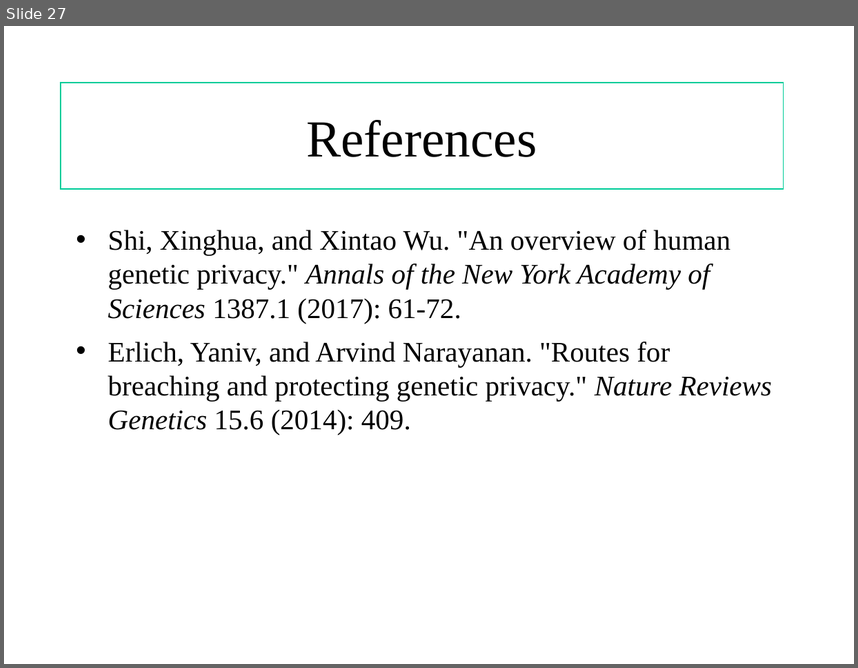
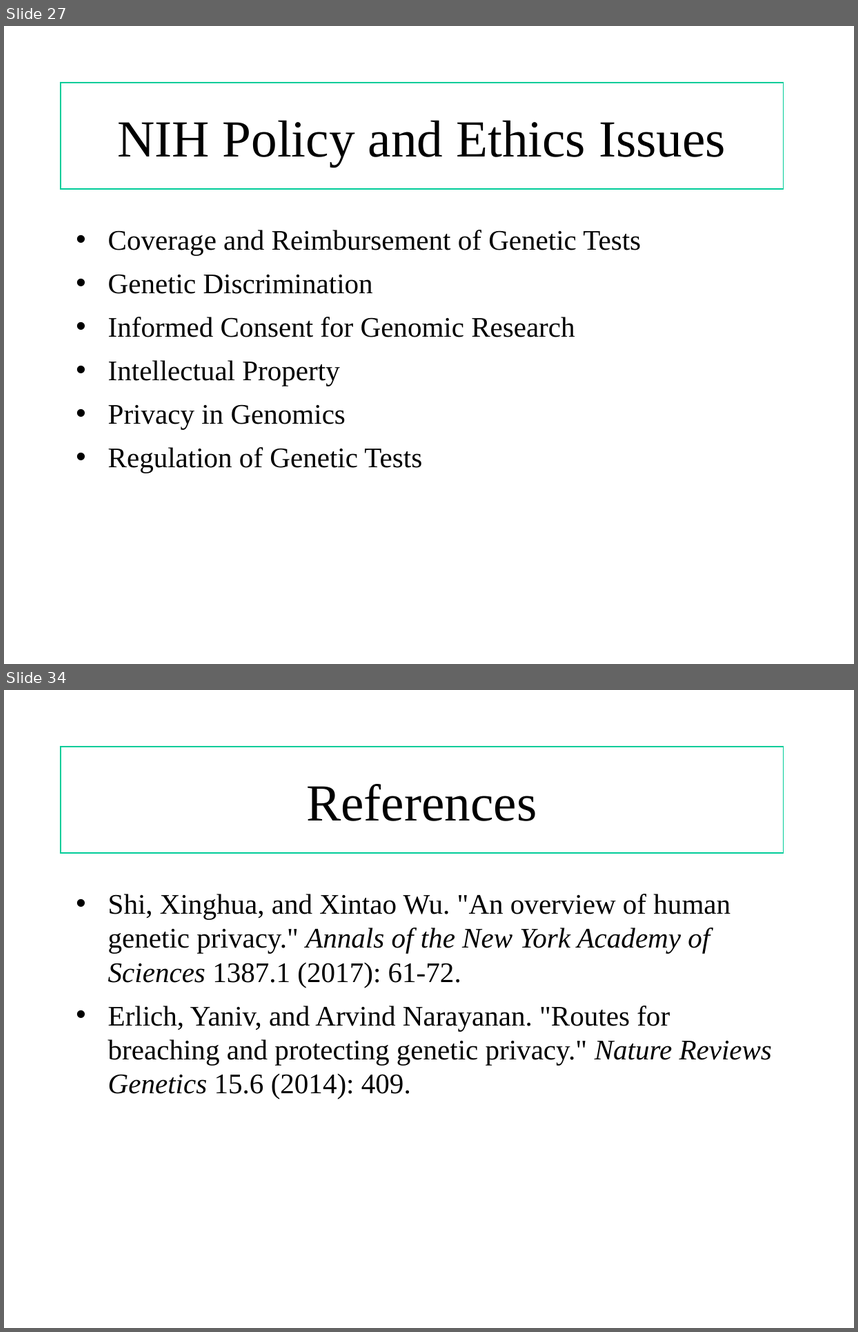
Before and after one commit to shilab/Genetic-Privacy-, a slide deck: risks and ethics.ppt. Shown one above the other, each under a label of ours: slide 27 before the commit, slides 27 and 34 after it; the slides between them are not shown. The pictures are 858x668 and 858x1332 pixels, drawn with LibreOffice and Linux fonts; fonts in the diff are those of the drawing. Boxes give left, top, right and bottom in pixels: in the first picture for what was removed or moved away, otherwise in the second. Text is boxed around its words. In the diff, an @@ line names an element or a change of style, - is before the commit and + after.

```diff
--- a/risks and ethics.ppt
+++ b/risks and ethics.ppt
@@ slide 27 added at <box>4,26,854,664</box>, background #FFFFFF @@
@@ rectangle added at <box>61,83,784,190</box>, outline #00CC99 0.74 pt, 44 pt, text #000000 @@
+NIH Policy and Ethics Issues
@@ text added at <box>108,230,641,472</box>, 24 pt, text #000000 @@
+• Coverage and Reimbursement of Genetic Tests
+• Genetic Discrimination
+• Informed Consent for Genomic Research
+• Intellectual Property
+• Privacy in Genomics
+• Regulation of Genetic Tests
@@ what was slide 27 is now slide 34 @@
```
Also in this commit, not shown: 6 other slides added.
